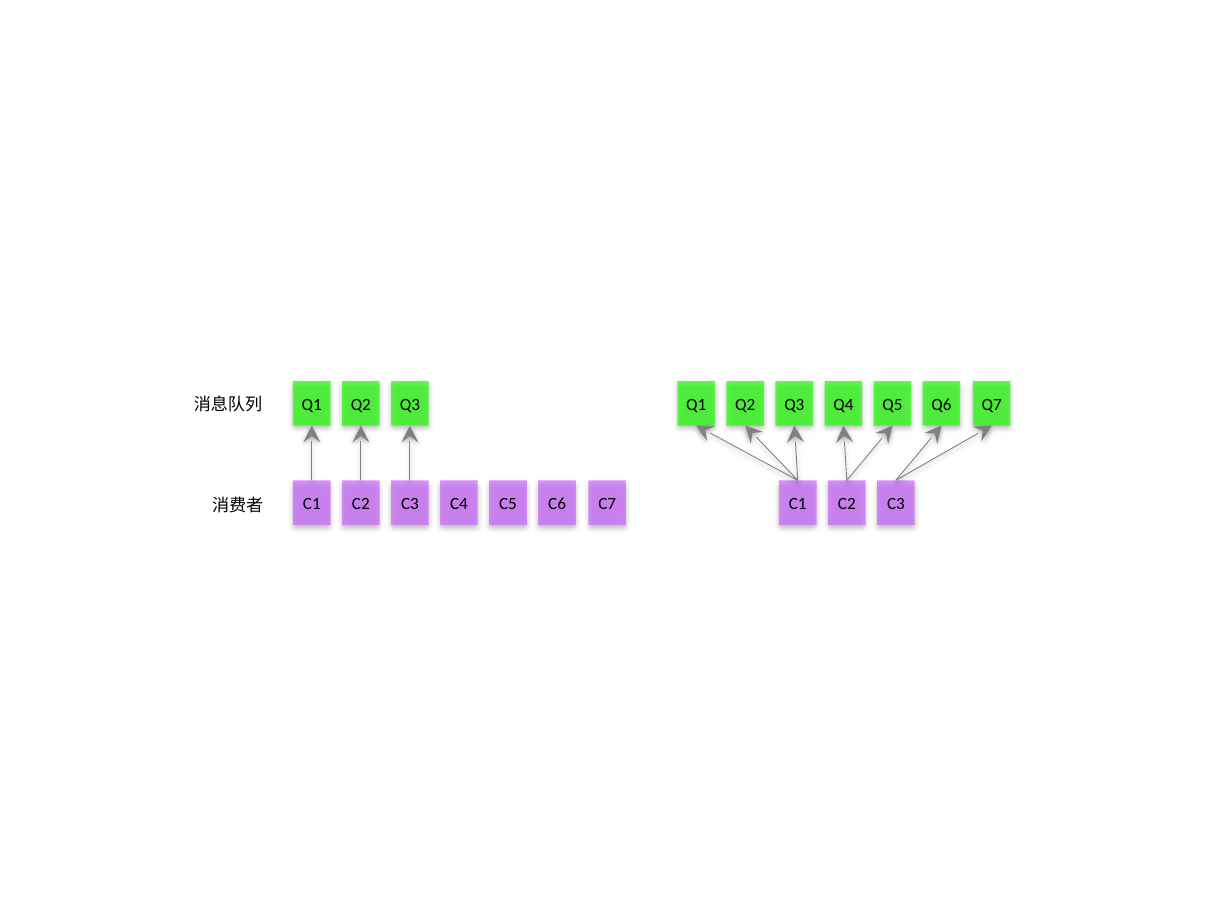
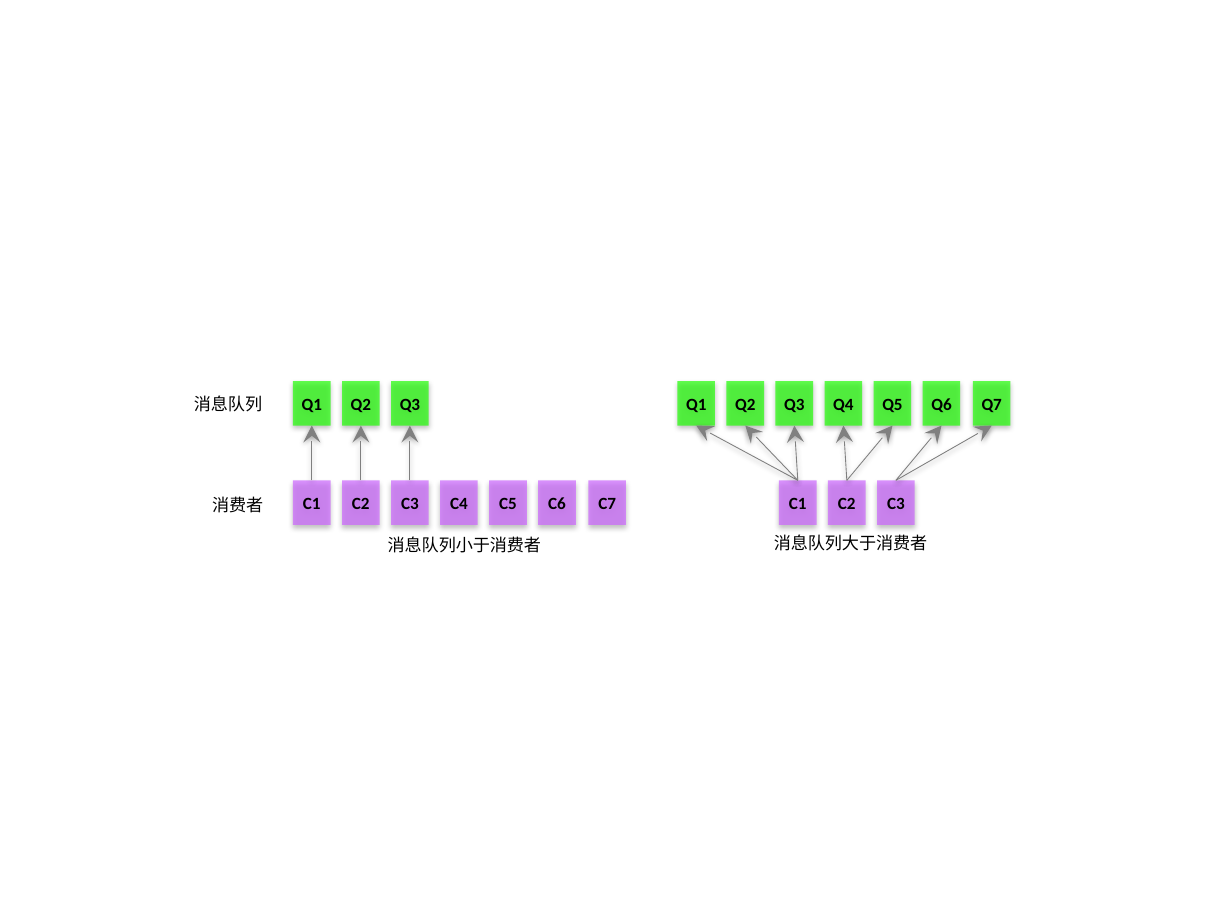
Before and after one commit to Richie-Leo/ydres, a slide deck: slide 1 of img/10/120/1008/rocketmq-image-source.pptx. Drawn at 1232x924 pixels with LibreOffice and Linux fonts; fonts in the diff are those of the drawing. Boxes give left, top, right and bottom in pixels: in the first picture for what was removed or moved away, otherwise in the second. Text is boxed around its words. In the diff, an @@ line names an element or a change of style, - is before the commit and + after.

```diff
--- a/img/10/120/1008/rocketmq-image-source.pptx
+++ b/img/10/120/1008/rocketmq-image-source.pptx
@@ bold on in 5 elements at box(293, 381, 331, 425), box(293, 480, 331, 525), box(824, 381, 862, 425), box(779, 480, 817, 525), box(440, 480, 478, 525) @@
@@ text added at box(388, 536, 542, 553), 10 pt, text #000000 @@
+消息队列小于消费者
@@ text added at box(774, 534, 928, 551), 10 pt, text #000000 @@
+消息队列大于消费者
```
Also in this commit, not shown: 1 other slide changed, 2 slides added, 4 other files.
